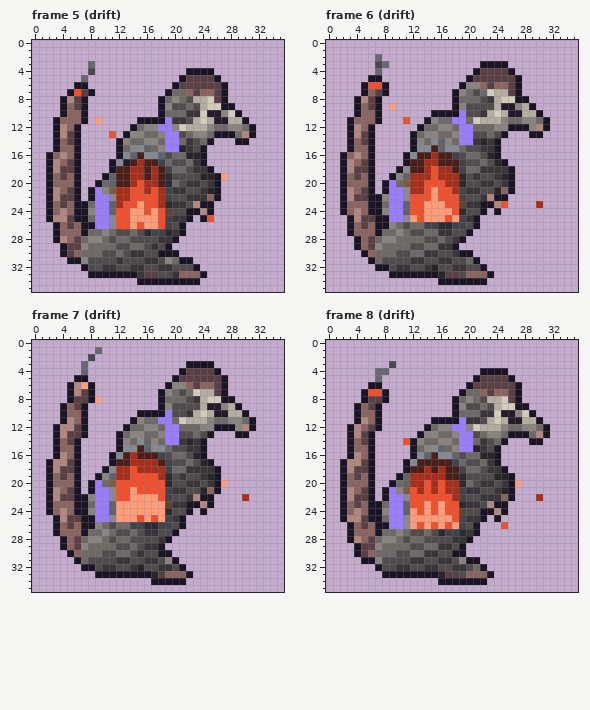
Pixel-art file, stored at tools/art/creatures/kilnshade/kilnshade.aseprite. This is how it looked before the edit.
36x36 pixels, 29 frames. Colours within 5 levels of each other are drawn and written as one. Shown: frame 5 (drift), frame 6 (drift), frame 7 (drift), frame 8 (drift). The commit also changed other frames, which this record leaves out.
After:
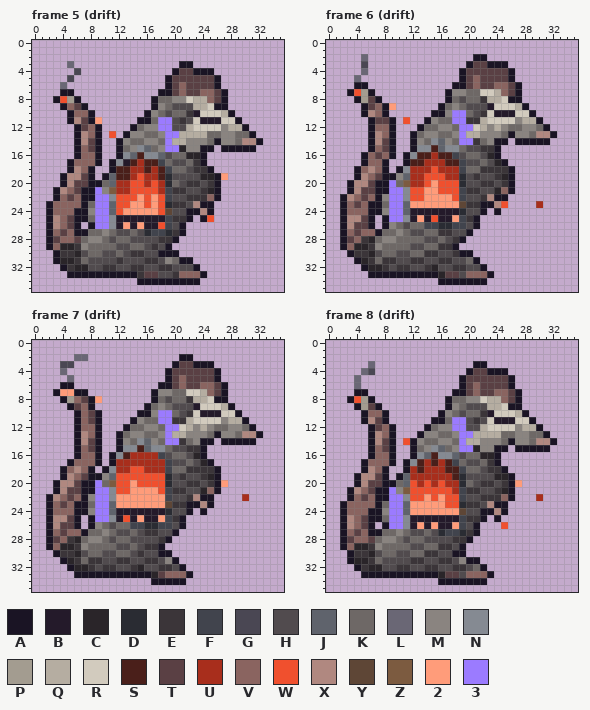
Palette (. is transparent): A #1a1424  B #241a2a  C #2a2529  D #2a2c33  E #3b3539  F #41444d  G #4a4753  H #514b4e  J #5f636c  K #6e6866  L #6a6775  M #8a8480  N #858a92  P #a39c90  Q #b5ada1  R #d2cbbe  S #4a1f1a  T #5a4044  U #a82e1c  V #8a6460  W #f0502e  X #b08880  Y #5e4636  Z #7c5b40  2 #ff9c7a  3 #9b7bff
What changed:
Changed rows in their new state; - is an unchanged pixel.
Frame 5 (drift), layers "glow", "leds", "corpo":
first column x 2:
 3 ---L--.------------AA----------
 4 ----G-.-----------ATT----------
 5 ---G-.-----------ATT-----------
 6 --L-..-----------ATV----A.-----
 7 --A-...---------A-TVT----------
 8 -AWPA.---------AK--MR--V-------
 9 ---------------AMK--HQ--A-.----
10 --.A-VA-------AMKH---B-RRQA.---
11 -..AXTA--------K3-H--RBB-RRA.--
12 -...-TVA----------HH-RRRRMQQA.-
13 -...-XVA-----------QQQQ-KMM-K--
14 -...-XTA----------QQMMMKAMMKXXA
15 -...-VTA------------MM-A-AAAAA-
16 ....-VVA-----------------------
17 ...AVVVA-----------------------
18 ...AXVA------------------------
19 ..AXXTA------WU----------------
20 ..AXTTA---UUW--WU--------------
21 .AXVTA--------W----------------
22 .AV-VA----WW-2-2W--------------
23 --V-V-----W-2--2W--------------
24 --V--------2--2----------------
25 --V-------BBBBBBB--------------
26 AX--A.----B2B2BB---------------
27 AVT-A--------------------------
28 ATV----------------------------
29 AVCCE--------------------------
30 -AEECH-------------------------
31 -ACCEK-------------------------
32 --AECC-------------------------
33 ---AAA-------------------------
Frame 6 (drift), layers "glow", "leds", "corpo":
first column x 2:
 2 ---L-.-------------AA----------
 3 ---G-..-----------ATT----------
 4 ---L-.-----------ATT-----------
 5 --L-..-----------ATV----A.-----
 6 --A-...---------A-TVT----------
 7 -AWPA..--------AM--KR--V-------
 8 ---P-----------AKH--EQ--A-.----
 9 --.A-VA-------AKMK---BRRRQA.---
10 --.AXVA--------M3-K--RBB-RRA.--
11 -...ATTA----------EE-RRRRMQQA.-
12 -...-VVA-----------RQMQ-KKM-K--
13 -...-XVA----------QQMMMKAMMKXXA
14 -...-XTA------------KM-A-AAAAA-
15 -...-VTA-----------------------
16 ...AVTVA-----------------------
17 ...AVVA-------U----------------
18 ..AVXVA---UU----U--------------
19 ..AXVTA-----W-W----------------
20 .AXXTA-------2-WW--------------
21 .AX-TA----WW2---W--------------
22 --V-V-------2-22---------------
23 --T-------22---22--------------
24 --V-------BBBBBBB--------------
25 AX--A.----B2BWBB---------------
26 AXT-A.-------------------------
27 AVT----------------------------
28 ATVEC--------------------------
29 AVCCE--------------------------
30 -AEECH-------------------------
31 --ACE-EE-----------------------
32 ---ACCE------------------------
33 ----AAA------------------------
Frame 7 (drift), layers "glow", "leds", "corpo":
first column x 2:
 1 -------.-----------------------
 2 ----LL.------------AA----------
 3 --GG-.------------ATT----------
 4 --L--.-----------ATT-----------
 5 ---L..-----------ATV----A.-----
 6 --A-...---------A-TVT----------
 7 -A22AA.--------AM--KR--V-------
 8 --APV----------AKH--EQ--A-.----
 9 --.A-VA-------AKMK---BRRRQA.---
10 --..AVTA-------M3-K--RBB-RRA.--
11 --..AVTA----------EE-RRRRMQQA.-
12 -...AVVA-----------RQMQ-KKM-K--
13 -...AXVA----------QQMMMKAMMKXXA
14 -...-XTA------------KM-A-AAAAA-
15 -...-VTA-----------------------
16 -...-VVA-----UUU---------------
17 ...AVVVA--UU----U--------------
18 ..AVXVA------W-----------------
19 ..AXVTA---WW----W--------------
20 .AXXTA------2------------------
21 .AX-TA-------222---------------
22 --V-V-----22----2--------------
23 --T----------------------------
24 --V-------BBBBBBB--------------
25 AX--A.----BWB2BB---------------
26 AXT-A.-------------------------
27 AVT----------------------------
28 ATVEC--------------------------
29 AVCCE--------------------------
30 -AEECH-------------------------
31 --ACE-EE-----------------------
32 ---ACCE------------------------
33 ----AAA------------------------
Frame 8 (drift), layers "glow", "leds", "corpo":
first column x 2:
 3 ----L--.-----------AA----------
 4 ---LG..-----------ATT----------
 5 --L--.-----------ATT-----------
 6 --L-..-----------ATV----A.-----
 7 --A-...---------A-TVT----------
 8 -AWPA..--------AK--MR--V-------
 9 ---P-----------AMK--HQ--A-.----
10 --.A-VA-------AMKH---B-RRQA.---
11 --.AXTA--------K3-H--RBB-RRA.--
12 -...ATVA----------HH-RRRRMQQA.-
13 -...-XVA-----------QQQQ-KMM-K--
14 -...-XTA----------QQMMMKAMMKXXA
15 -...-VTA------------MM-A-AAAAA-
16 -...-VVA-----------------------
17 ...AVVVA----U-U----------------
18 ...AXVA---U--U-----------------
19 ..AXXTA--------U---------------
20 ..AXTTA---W--------------------
21 .AXVTA-----W-W-W---------------
22 .AV-VA------2-2-W--------------
23 --V-V-----22-2-----------------
24 --V--------2-2-22--------------
25 --V-------BBBBBBB--------------
26 AX--A.----B2B2BB---------------
27 AVT-A--------------------------
28 ATV----------------------------
29 AVCCE--------------------------
30 -AEECH-------------------------
31 -ACCEK-------------------------
32 --AECC-------------------------
33 ---AAA-------------------------
